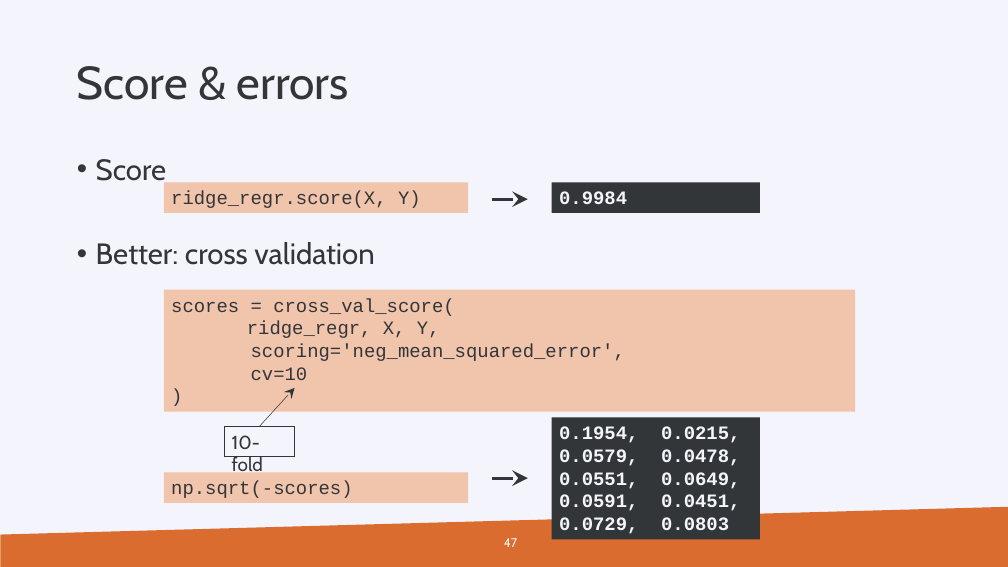
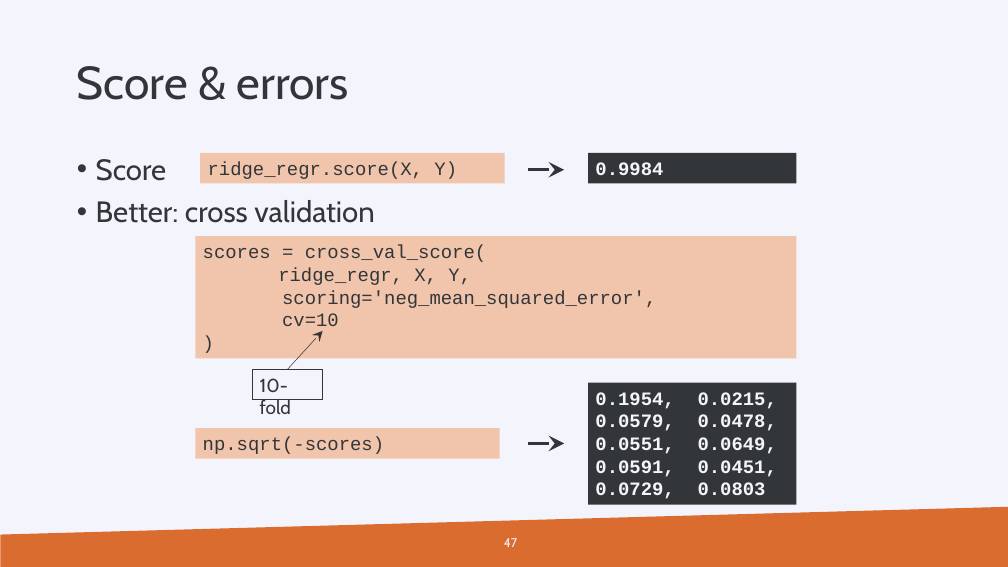
Before and after one commit to gjbex/Machine-learning-with-Python, a slide deck: slide 47 of python_for_machine_learning.pptx. Drawn at 1008x567 pixels with LibreOffice and Linux fonts; fonts in the diff are those of the drawing; background and template pictures are left out. Boxes give left, top, right and bottom in pixels: in the first picture for what was removed or moved away, otherwise in the second. Text is boxed around its words. In the diff, an @@ line names an element or a change of style, - is before the commit and + after.

```diff
--- a/python_for_machine_learning.pptx
+++ b/python_for_machine_learning.pptx
@@ text "Score" rewrapped from bbox=[96, 159, 374, 265] to bbox=[96, 159, 374, 223] @@
@@ 2 rectangles, 1 arrow: place and size @@
-2 rectangles, 1 arrow at bbox=[164, 182, 761, 212]
+2 rectangles, 1 arrow at bbox=[200, 153, 797, 183]
@@ rectangle "scores = cross_val_score(": place and size @@
-rectangle "scores = cross_val_score(" at bbox=[164, 290, 856, 412]
+rectangle "scores = cross_val_score(" at bbox=[195, 237, 796, 359]
@@ arrow moved from (259, 426) - (295, 388) to (287, 370) - (323, 331) @@
@@ rectangle "10-fold": place and size @@
-rectangle "10-fold" at bbox=[225, 426, 295, 457]
+rectangle "10-fold" at bbox=[253, 370, 323, 400]
@@ rectangle "0.1954, 0.0215, 0.0579, 0.0478, 0.0551, ...": place and size @@
-rectangle "0.1954, 0.0215, 0.0579, 0.0478, 0.0551, ..." at bbox=[552, 417, 761, 540]
+rectangle "0.1954, 0.0215, 0.0579, 0.0478, 0.0551, ..." at bbox=[588, 383, 797, 505]
@@ rectangle "np.sqrt(-scores)": place and size @@
-rectangle "np.sqrt(-scores)" at bbox=[164, 473, 469, 503]
+rectangle "np.sqrt(-scores)" at bbox=[195, 428, 500, 458]
@@ arrow moved from (492, 478) - (528, 478) to (529, 444) - (564, 444) @@
```
Also in this commit, not shown: 15 other slides changed.
